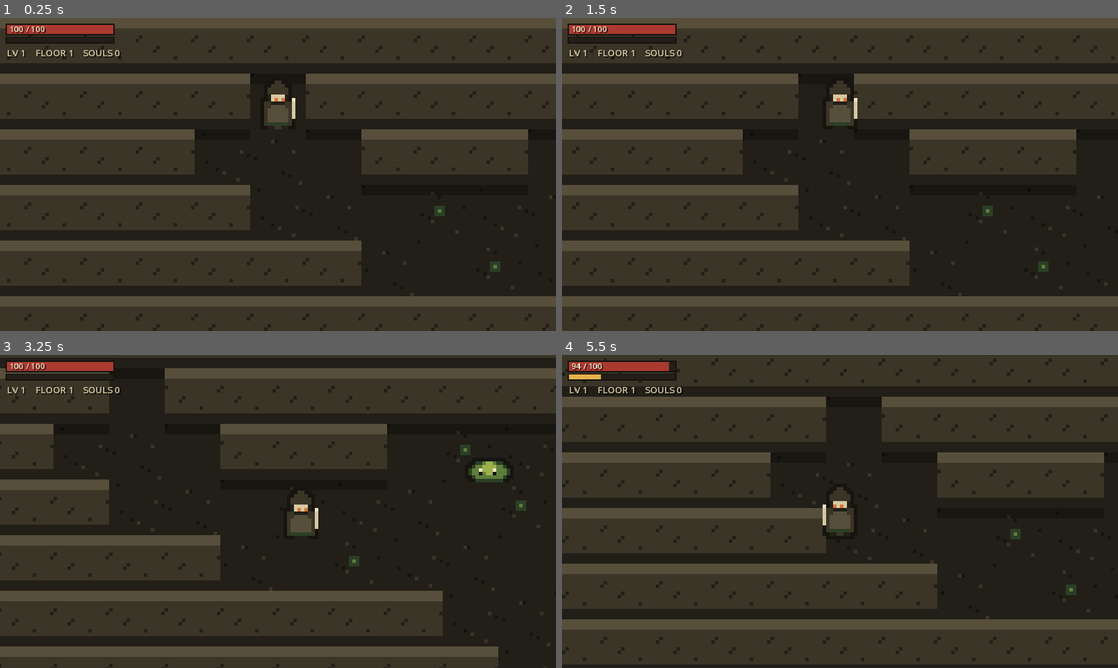
Above: before the commit, frames 1-4 (two rows, left to right).
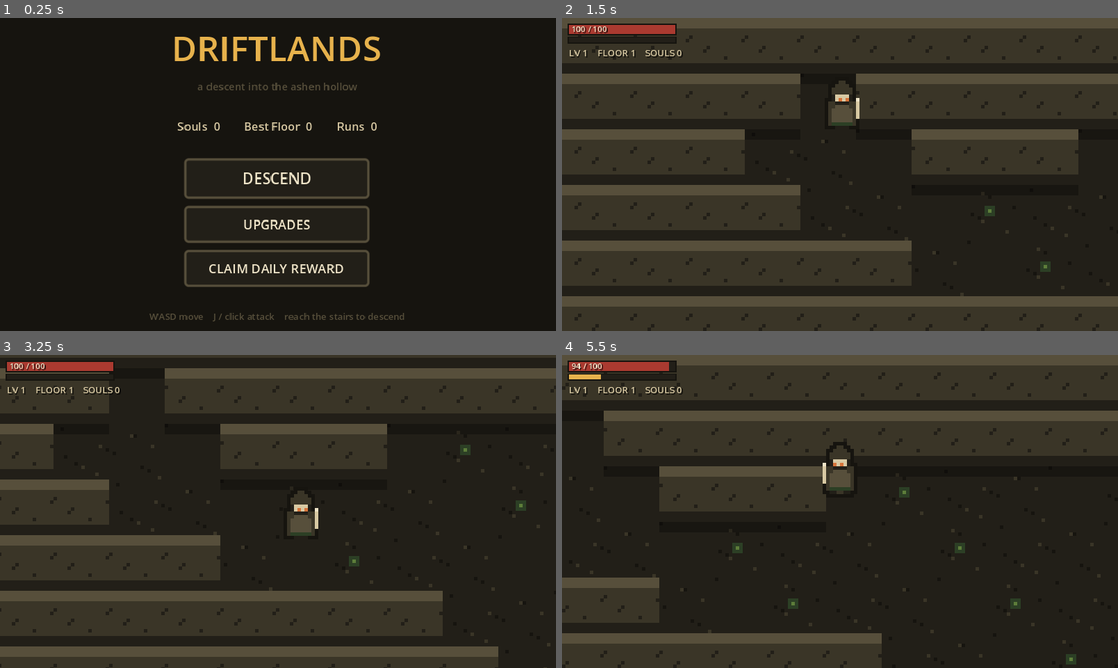
Above: after the commit, the same moments.

Repository: hxyng/driftlands
Game: Godot game, scene res://scenes/main_menu.tscn
The game is run twice, just before and just after one commit, with the same random seed, the same clock (stepped at 60 frames per second) and the same inputs. Before the commit the project starts from res://scenes/game.tscn.
Inputs (mouse positions are in pixels of both pictures, inside the frame that each line leads up to):
- Up to frame 1 (0.25 s): no input
- Up to frame 2 (1.5 s): click (840, 177) at 0.5 s, where only the run after the commit has a clickable "DESCEND"; tap Enter (confirm) at 1.25 s; move the mouse to (962, 158) at 1.27 s; hold D (move_right) from 1.28 s (still down); hold J (attack) from 1.28 s (still down); click (962, 158) at 1.42 s
- Up to frame 3 (3.25 s): tap Space at 1.52, 2.27 s; tap Enter (confirm) at 2, 2.85 s; move the mouse to (166, 527) at 2.02 s; release D (move_right) at 2.03 s; release J (attack) at 2.03 s; hold S (move_down) 2.03-2.78 s; tap J (attack) at 2.1 s; click (166, 527) at 2.17 s; move the mouse to (333, 442) at 2.77 s; hold D (move_right) from 2.78 s (still down); hold J (attack) from 2.78 s (still down); click (333, 442) at 2.92 s
- Up to frame 4 (5.5 s): move the mouse to (812, 574) at 3.52 s; release D (move_right) at 3.53 s; release J (attack) at 3.53 s; hold W (move_up) 3.53-4.28 s; tap K (dash) at 3.6 s; click (812, 574) at 3.67 s; tap Space at 3.77, 4.52 s; tap J (attack) at 3.8 s; move the mouse to (1006, 558) at 4.27 s; hold A (move_left) 4.28-5 s; hold J (attack) 4.28-5 s; tap E (interact) at 4.35 s; click (1006, 558) at 4.42 s; tap Escape (pause) at 4.9 s; click (650, 417) at 5 s, where only the run after the commit has a clickable "RESUME"

The runs differ from the first frame. In frame 1, 59% of the frame differs, in the area x 0-100%, y 0-100%; in frame 2, 0.4%; in frame 3, 0.4%; in frame 4, 26%.

Commit message:
feat(meta): main menu hub with souls/best-floor stats, upgrades shop (spend souls), daily-reward claim with streak, pause menu, game-over screen, and run->hub loop

Diff:
--- a/project.godot
+++ b/project.godot
@@ -7,7 +7,7 @@
 
 config/name="DriftLands"
 config/description="A top-down dungeon-crawler RPG: procedural floors, loot, leveling, equipment, bosses."
-run/main_scene="res://scenes/game.tscn"
+run/main_scene="res://scenes/main_menu.tscn"
 config/features=PackedStringArray("4.3", "GL Compatibility")
 config/icon="res://icon.svg"
 
--- /dev/null
+++ b/scenes/main_menu.tscn
@@ -0,0 +1,8 @@
+[gd_scene load_steps=2 format=3]
+
+[ext_resource type="Script" path="res://src/ui/main_menu.gd" id="1"]
+
+[node name="MainMenu" type="Control"]
+layout_mode = 3
+anchors_preset = 15
+script = ExtResource("1")
--- /dev/null
+++ b/src/ui/main_menu.gd
@@ -0,0 +1,164 @@
+class_name MainMenu
+extends Control
+## The hub between runs: shows meta progress, starts a descent, and houses the
+## souls-spent upgrade shop and the daily reward. This is where the roguelite
+## loop (die -> spend souls -> descend stronger) lives.
+
+var _stats_label: Label
+var _daily_button: Button
+var _overlay: Control
+
+
+func _ready() -> void:
+	set_anchors_preset(Control.PRESET_FULL_RECT)
+	_build()
+
+
+func _build() -> void:
+	var bg := ColorRect.new()
+	bg.color = Palette.INK
+	bg.set_anchors_preset(Control.PRESET_FULL_RECT)
+	add_child(bg)
+
+	var center := CenterContainer.new()
+	center.set_anchors_preset(Control.PRESET_FULL_RECT)
+	add_child(center)
+
+	var col := VBoxContainer.new()
+	col.alignment = BoxContainer.ALIGNMENT_CENTER
+	col.add_theme_constant_override("separation", 6)
+	center.add_child(col)
+
+	col.add_child(UiTheme.center_label("DRIFTLANDS", 30, Palette.GOLD))
+	col.add_child(UiTheme.center_label("a descent into the ashen hollow", 9, Palette.STONE_LIT))
+	col.add_child(UiTheme.spacer(8))
+
+	_stats_label = UiTheme.center_label(_stats_text(), 10, Palette.BONE)
+	col.add_child(_stats_label)
+	col.add_child(UiTheme.spacer(8))
+
+	var descend := UiTheme.make_button("DESCEND", 160, 30, 13)
+	descend.pressed.connect(_descend)
+	col.add_child(descend)
+
+	var upgrades := UiTheme.make_button("UPGRADES", 160)
+	upgrades.pressed.connect(_open_upgrades)
+	col.add_child(upgrades)
+
+	_daily_button = UiTheme.make_button(_daily_text(), 160)
+	_daily_button.pressed.connect(_open_daily)
+	col.add_child(_daily_button)
+
+	col.add_child(UiTheme.spacer(8))
+	col.add_child(UiTheme.center_label(
+		"WASD move    J / click attack    reach the stairs to descend", 8, Palette.STONE_LIT))
+
+
+func _stats_text() -> String:
+	var m := Game.meta
+	return "Souls  %d        Best Floor  %d        Runs  %d" % [m.souls, m.best_floor, m.total_runs]
+
+
+func _daily_text() -> String:
+	return "CLAIM DAILY REWARD" if Daily.can_claim(Game.meta) else "DAILY REWARD"
+
+
+func _refresh() -> void:
+	_stats_label.text = _stats_text()
+	_daily_button.text = _daily_text()
+
+
+func _descend() -> void:
+	get_tree().change_scene_to_file("res://scenes/game.tscn")
+
+
+# ---- Overlays --------------------------------------------------------------
+func _make_overlay(title_text: String) -> VBoxContainer:
+	if _overlay != null and is_instance_valid(_overlay):
+		_overlay.queue_free()
+	var ov := Control.new()
+	ov.set_anchors_preset(Control.PRESET_FULL_RECT)
+	var bg := ColorRect.new()
+	bg.color = Color(0, 0, 0, 0.6)
+	bg.set_anchors_preset(Control.PRESET_FULL_RECT)
+	ov.add_child(bg)
+
+	var cc := CenterContainer.new()
+	cc.set_anchors_preset(Control.PRESET_FULL_RECT)
+	ov.add_child(cc)
+
+	var panel := PanelContainer.new()
+	panel.add_theme_stylebox_override("panel", UiTheme.panel_box(Palette.STONE_DARK, Palette.GOLD, 2))
+	cc.add_child(panel)
+
+	var col := VBoxContainer.new()
+	col.add_theme_constant_override("separation", 6)
+	col.custom_minimum_size = Vector2(300, 0)
+	panel.add_child(col)
+
+	col.add_child(UiTheme.center_label(title_text, 14, Palette.GOLD))
+	var content := VBoxContainer.new()
+	content.add_theme_constant_override("separation", 4)
+	col.add_child(content)
+
+	var close := UiTheme.make_button("CLOSE", 110, 22)
+	close.pressed.connect(_close_overlay)
+	col.add_child(close)
+
+	_overlay = ov
+	add_child(ov)
+	return content
+
+
+func _close_overlay() -> void:
+	if _overlay != null and is_instance_valid(_overlay):
+		_overlay.queue_free()
+	_overlay = null
+	_refresh()
+
+
+func _open_upgrades() -> void:
+	var content := _make_overlay("UPGRADES — spend souls")
+	content.add_child(UiTheme.center_label("Souls: %d" % Game.meta.souls, 11, Palette.GOLD))
+	for u in Upgrades.CATALOG:
+		content.add_child(_upgrade_row(u))
+
+
+func _upgrade_row(u: Dictionary) -> Control:
+	var row := HBoxContainer.new()
+	row.add_theme_constant_override("separation", 8)
+	var lvl := Game.meta.upgrade_level(u["id"])
+	var info := UiTheme.label("%s  (%d/%d)  %s" % [u["name"], lvl, u["max"], u["desc"]], 9, Palette.BONE)
+	info.custom_minimum_size = Vector2(210, 0)
+	row.add_child(info)
+	var c := Upgrades.cost(u["id"], lvl)
+	var btn := UiTheme.make_button("MAX" if c < 0 else "%d souls" % c, 80, 20, 9)
+	btn.disabled = c < 0 or Game.meta.souls < c
+	btn.pressed.connect(_buy.bind(u["id"]))
+	row.add_child(btn)
+	return row
+
+
+func _buy(id: String) -> void:
+	if Upgrades.purchase(Game.meta, id):
+		Game.save_meta()
+	_open_upgrades()  # rebuild (also resets _overlay)
+
+
+func _open_daily() -> void:
+	var content := _make_overlay("DAILY REWARD")
+	content.add_child(UiTheme.center_label("Streak: %d days" % Game.meta.daily_streak, 11, Palette.GOLD))
+	if Daily.can_claim(Game.meta):
+		var claim := UiTheme.make_button("CLAIM", 120, 24)
+		claim.pressed.connect(_claim_daily)
+		content.add_child(claim)
+	else:
+		content.add_child(UiTheme.center_label("Claimed today — return tomorrow!", 9, Palette.BONE))
+
+
+func _claim_daily() -> void:
+	var r := Daily.claim(Game.meta)
+	Game.save_meta()
+	var content := _make_overlay("DAILY REWARD")
+	content.add_child(UiTheme.center_label(
+		"+%d souls!   Streak %d" % [int(r["souls"]), int(r["streak"])], 12, Palette.GOLD))
--- /dev/null
+++ b/src/ui/pause_menu.gd
@@ -0,0 +1,54 @@
+class_name PauseMenu
+extends Control
+## In-run pause overlay. Pauses the tree (it processes while paused) and offers
+## resume or abandon. Abandon is reported via [signal abandoned] so the level
+## can bank the run's souls first.
+
+signal abandoned
+
+
+func open() -> void:
+	process_mode = Node.PROCESS_MODE_ALWAYS
+	set_anchors_preset(Control.PRESET_FULL_RECT)
+
+	var bg := ColorRect.new()
+	bg.color = Color(0, 0, 0, 0.65)
+	bg.set_anchors_preset(Control.PRESET_FULL_RECT)
+	bg.mouse_filter = Control.MOUSE_FILTER_IGNORE
+	add_child(bg)
+
+	var cc := CenterContainer.new()
+	cc.set_anchors_preset(Control.PRESET_FULL_RECT)
+	add_child(cc)
+
+	var col := VBoxContainer.new()
+	col.alignment = BoxContainer.ALIGNMENT_CENTER
+	col.add_theme_constant_override("separation", 8)
+	cc.add_child(col)
+
+	col.add_child(UiTheme.center_label("PAUSED", 22, Palette.GOLD))
+	var resume := UiTheme.make_button("RESUME", 150, 26)
+	resume.pressed.connect(_resume)
+	col.add_child(resume)
+	var abandon := UiTheme.make_button("ABANDON RUN", 150, 24)
+	abandon.pressed.connect(_abandon)
+	col.add_child(abandon)
+
+	get_tree().paused = true
+
+
+func _resume() -> void:
+	get_tree().paused = false
+	queue_free()
+
+
+func _abandon() -> void:
+	get_tree().paused = false
+	abandoned.emit()
+	queue_free()
+
+
+func _input(event: InputEvent) -> void:
+	if event.is_action_pressed("pause"):
+		_resume()
+		get_viewport().set_input_as_handled()
--- /dev/null
+++ b/src/ui/ui_theme.gd
@@ -0,0 +1,57 @@
+class_name UiTheme
+extends RefCounted
+## Shared widget styling so every menu reads as one cohesive, palette-driven UI
+## (stone panels, bone text, gold focus) instead of the default grey theme.
+
+static func panel_box(bg := Palette.STONE_DARK, border := Palette.STONE_LIT, bw := 2) -> StyleBoxFlat:
+	var s := StyleBoxFlat.new()
+	s.bg_color = bg
+	s.border_color = border
+	s.set_border_width_all(bw)
+	s.set_corner_radius_all(3)
+	s.set_content_margin_all(8)
+	return s
+
+
+static func style_button(btn: Button, font_size := 11) -> void:
+	btn.add_theme_font_size_override("font_size", font_size)
+	btn.add_theme_color_override("font_color", Palette.BONE_LIT)
+	btn.add_theme_color_override("font_hover_color", Palette.GOLD)
+	btn.add_theme_color_override("font_pressed_color", Palette.GOLD)
+	btn.add_theme_color_override("font_focus_color", Palette.GOLD)
+	btn.add_theme_color_override("font_disabled_color", Palette.STONE_LIT)
+	btn.add_theme_stylebox_override("normal", panel_box(Palette.STONE_DARK, Palette.STONE_LIT))
+	btn.add_theme_stylebox_override("hover", panel_box(Palette.STONE, Palette.GOLD))
+	btn.add_theme_stylebox_override("pressed", panel_box(Palette.STONE, Palette.GOLD))
+	btn.add_theme_stylebox_override("focus", panel_box(Palette.STONE, Palette.EMBER))
+	btn.add_theme_stylebox_override("disabled", panel_box(Palette.STONE_DARK, Palette.STONE_DARK))
+
+
+static func make_button(text: String, w := 150.0, h := 24.0, font_size := 11) -> Button:
+	var b := Button.new()
+	b.text = text
+	b.custom_minimum_size = Vector2(w, h)
+	b.size_flags_horizontal = Control.SIZE_SHRINK_CENTER
+	style_button(b, font_size)
+	return b
+
+
+static func label(text: String, size := 11, color := Palette.BONE) -> Label:
+	var l := Label.new()
+	l.text = text
+	l.add_theme_font_size_override("font_size", size)
+	l.add_theme_color_override("font_color", color)
+	return l
+
+
+static func center_label(text: String, size := 11, color := Palette.BONE) -> Label:
+	var l := label(text, size, color)
+	l.horizontal_alignment = HORIZONTAL_ALIGNMENT_CENTER
+	l.size_flags_horizontal = Control.SIZE_EXPAND_FILL
+	return l
+
+
+static func spacer(h := 6.0) -> Control:
+	var c := Control.new()
+	c.custom_minimum_size = Vector2(0, h)
+	return c
--- a/src/world/level.gd
+++ b/src/world/level.gd
@@ -23,6 +23,8 @@
 var _transitioning := false
 var _boon_queue := 0
 var _boon_active := false
+var _pause_menu: PauseMenu
+var _dead := false
 
 
 func _ready() -> void:
@@ -36,10 +38,38 @@
 
 
 func _process(_delta: float) -> void:
-	if _transitioning or player == null or dungeon == null:
+	if _transitioning or _dead or player == null or dungeon == null:
 		return
 	if dungeon.world_to_cell(player.global_position) == dungeon.exit:
 		_next_floor()
+
+
+func _unhandled_input(event: InputEvent) -> void:
+	if _dead or _boon_active:
+		return
+	if event.is_action_pressed("pause"):
+		_open_pause()
+
+
+func _open_pause() -> void:
+	if is_instance_valid(_pause_menu) or _ui_layer == null:
+		return
+	_pause_menu = PauseMenu.new()
+	_ui_layer.add_child(_pause_menu)
+	_pause_menu.abandoned.connect(_abandon_run)
+	_pause_menu.open()
+
+
+func _abandon_run() -> void:
+	_bank_run()
+	get_tree().change_scene_to_file("res://scenes/main_menu.tscn")
+
+
+func _bank_run() -> void:
+	Game.meta.souls += player.run_souls
+	Game.meta.best_floor = maxi(Game.meta.best_floor, floor_number)
+	Game.meta.total_runs += 1
+	Game.save_meta()
 
 
 # ---- Floor lifecycle -------------------------------------------------------
@@ -254,9 +284,33 @@
 
 
 func _on_player_died() -> void:
-	Game.meta.souls += player.run_souls
-	Game.meta.best_floor = maxi(Game.meta.best_floor, floor_number)
-	Game.meta.total_runs += 1
-	Game.save_meta()
-	await get_tree().create_timer(1.3).timeout
-	get_tree().reload_current_scene()
+	if _dead:
+		return
+	_dead = true
+	_bank_run()
+	_show_game_over()
+	await get_tree().create_timer(2.6).timeout
+	get_tree().change_scene_to_file("res://scenes/main_menu.tscn")
+
+
+func _show_game_over() -> void:
+	if _ui_layer == null:
+		return
+	var over := Control.new()
+	over.process_mode = Node.PROCESS_MODE_ALWAYS
+	over.set_anchors_preset(Control.PRESET_FULL_RECT)
+	var bg := ColorRect.new()
+	bg.color = Color(0.10, 0.02, 0.02, 0.55)
+	bg.set_anchors_preset(Control.PRESET_FULL_RECT)
+	over.add_child(bg)
+	var cc := CenterContainer.new()
+	cc.set_anchors_preset(Control.PRESET_FULL_RECT)
+	over.add_child(cc)
+	var col := VBoxContainer.new()
+	col.alignment = BoxContainer.ALIGNMENT_CENTER
+	col.add_theme_constant_override("separation", 6)
+	cc.add_child(col)
+	col.add_child(UiTheme.center_label("YOU DIED", 30, Palette.BLOOD))
+	col.add_child(UiTheme.center_label(
+		"Floor %d  -  %d souls banked" % [floor_number, player.run_souls], 11, Palette.BONE))
+	_ui_layer.add_child(over)
Not shown, added: screenshots/boon.png.import
Binary file added: screenshots/menu.png
Not shown, changed: scripts/review/shot.mjs
